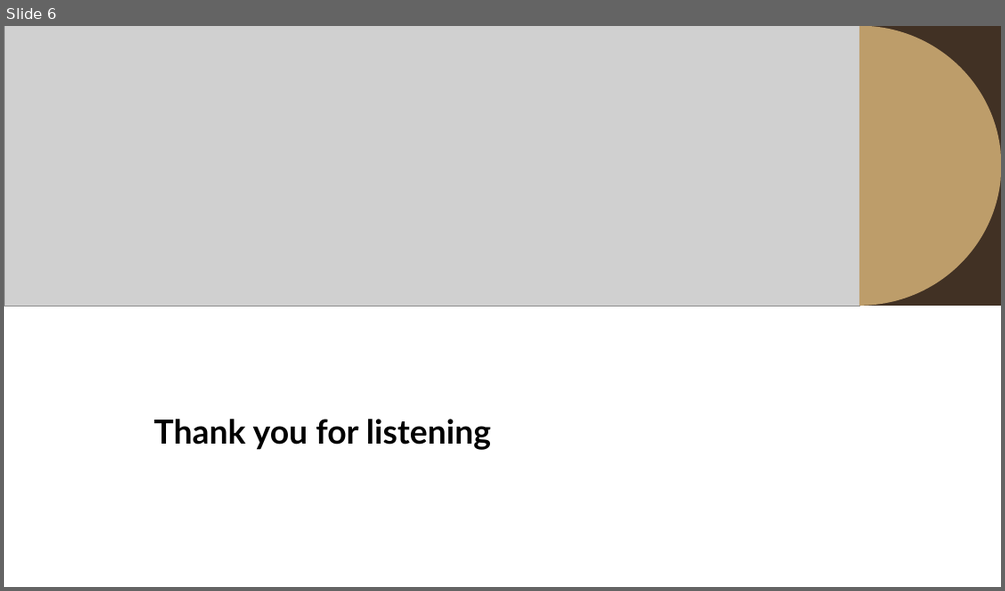
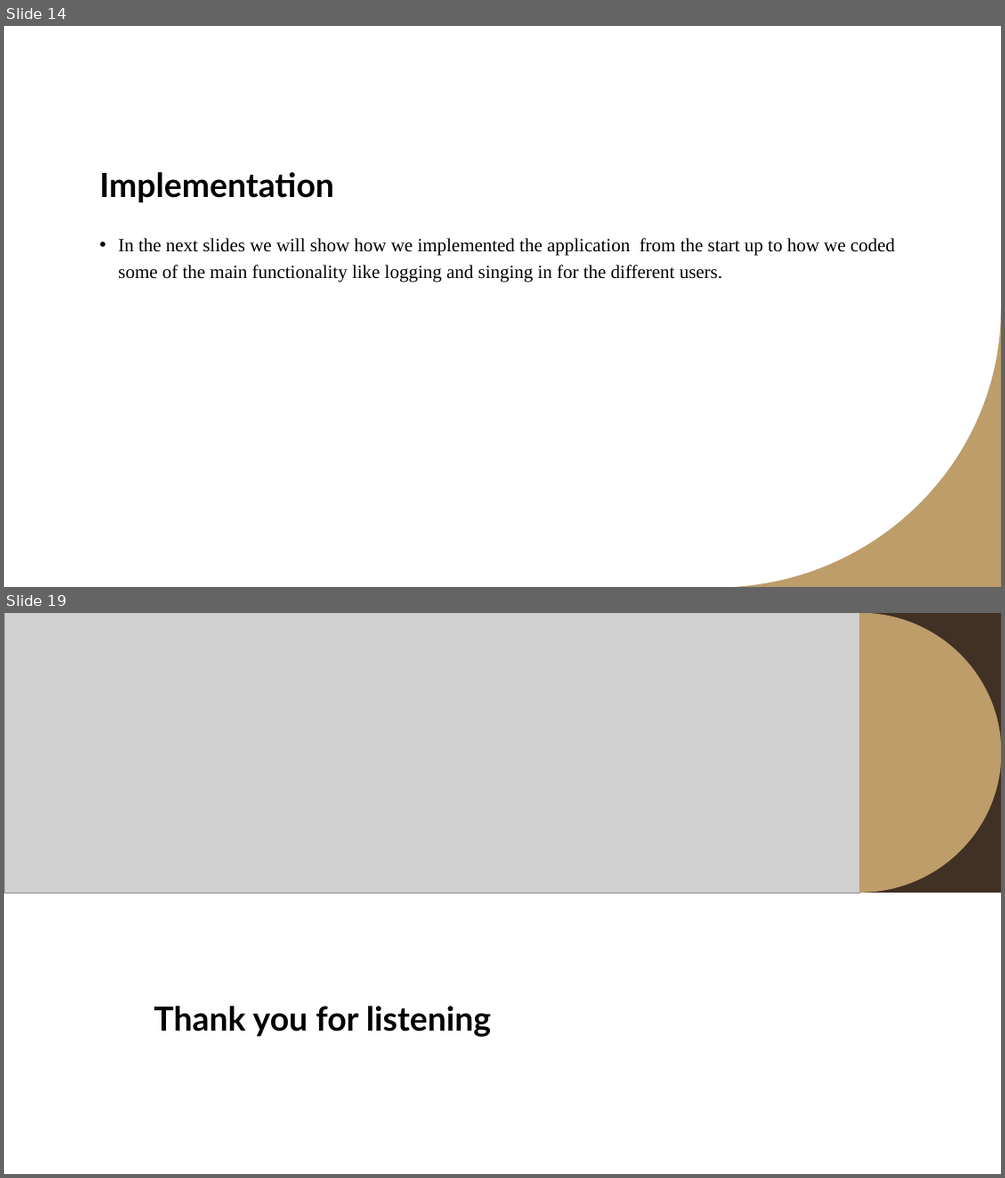
Before and after one commit to khalilAlsulaimani/Software-Engineering-2-Project, a slide deck: report presenatation.pptx. Shown one above the other, each under a label of ours: slide 6 before the commit, slides 14 and 19 after it; the slides between them are not shown. The pictures are 1005x591 and 1005x1178 pixels, drawn with LibreOffice and Linux fonts; fonts in the diff are those of the drawing; grey boxes stand for pictures. Boxes give left, top, right and bottom in pixels: in the first picture for what was removed or moved away, otherwise in the second. Text is boxed around its words. In the diff, an @@ line names an element or a change of style, - is before the commit and + after.

```diff
--- a/report presenatation.pptx
+++ b/report presenatation.pptx
@@ slide 14 added at [4,26,1001,587], background #FFFFFF @@
@@ title added at [99,172,334,203], 32 pt, text #000000, bold @@
+Implementation
@@ text added at [118,238,895,282], 18 pt, text #000000 @@
+• In the next slides we will show how we implemented the application from the start up to how we coded some of the main functionality like logging and singing in for the different users.
@@ freeform shape added at [724,309,1001,587], fill #BD9D6A @@
@@ what was slide 6 is now slide 19 @@
```
Also in this commit, not shown: 1 slide changed, 16 other slides added, 4 slides removed, 1 other file.
